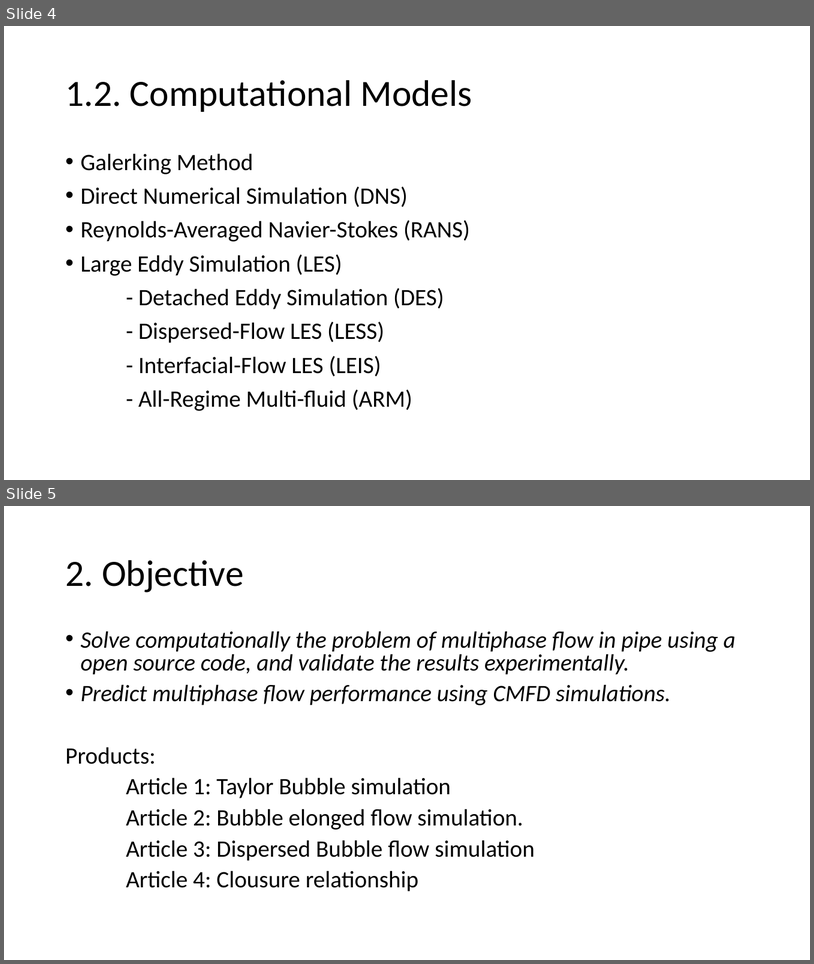
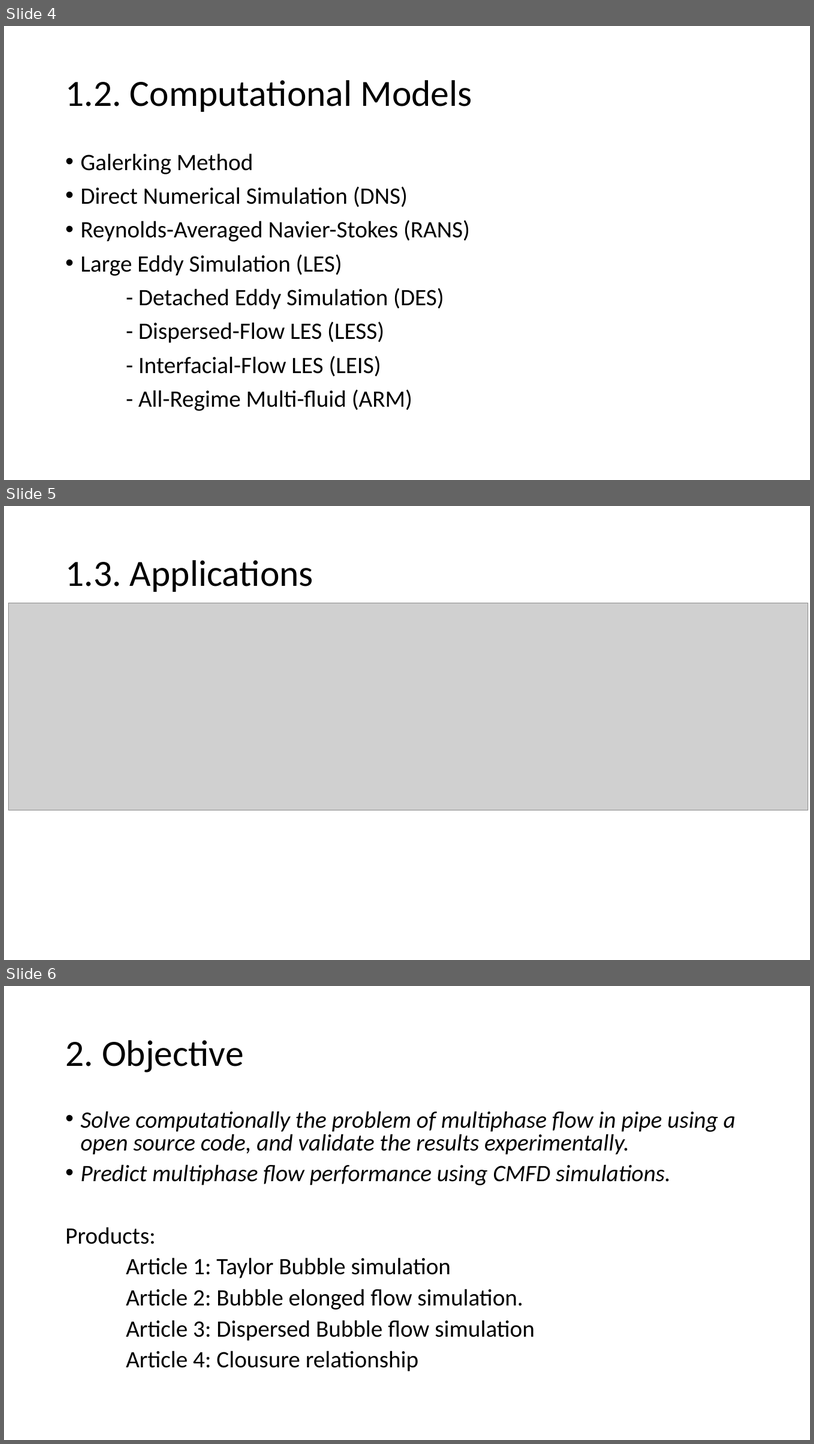
Before and after one commit to VictorPuglieseManotas/Research, a slide deck: 02 Computational Multi-Fluid Dynamics (CMFD) 09212018.pptx. Shown one above the other, each under a label of ours: slides 4 and 5 before the commit, slides 4, 5 and 6 after it. The pictures are 814x964 and 814x1444 pixels, drawn with LibreOffice and Linux fonts; fonts in the diff are those of the drawing; grey boxes stand for pictures. Boxes give left, top, right and bottom in pixels: in the first picture for what was removed or moved away, otherwise in the second. Text is boxed around its words. In the diff, an @@ line names an element or a change of style, - is before the commit and + after.

```diff
--- a/02 Computational Multi-Fluid Dynamics (CMFD) 09212018.pptx
+++ b/02 Computational Multi-Fluid Dynamics (CMFD) 09212018.pptx
@@ slide 5 added at [4,506,810,960], background #FFFFFF @@
@@ title added at [65,560,314,592], 44 pt, text #000000 @@
+1.3. Applications
@@ picture added at [8,603,809,810] @@
@@ what was slide 5 is now slide 6 @@
```
